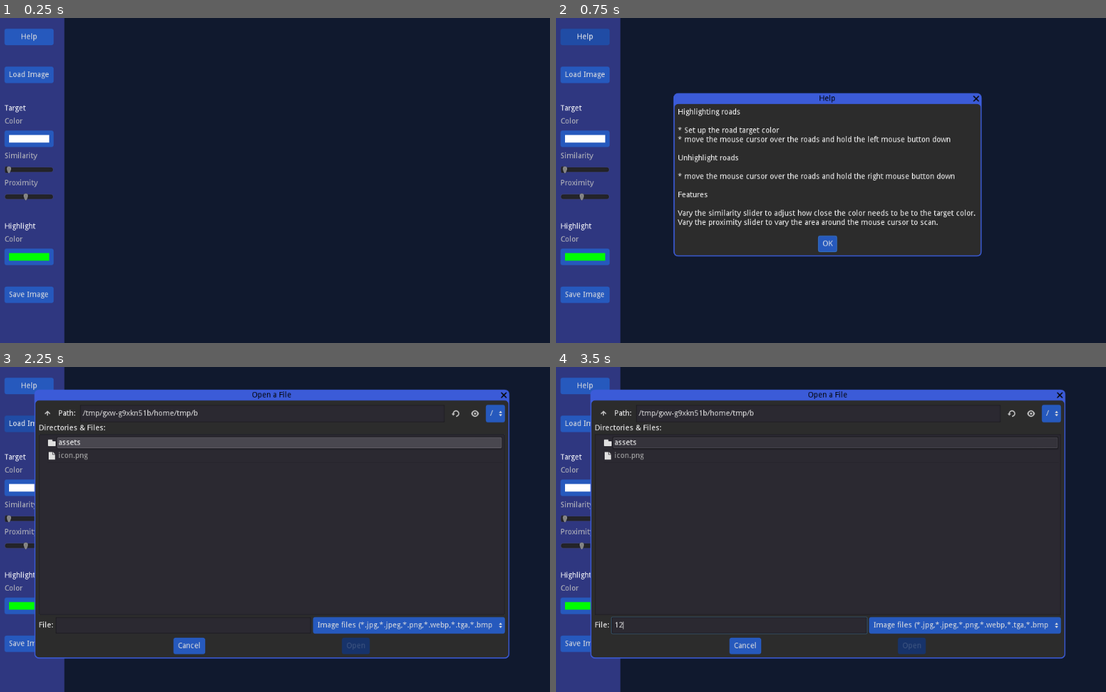
Above: before the commit, frames 1-4 (two rows, left to right).
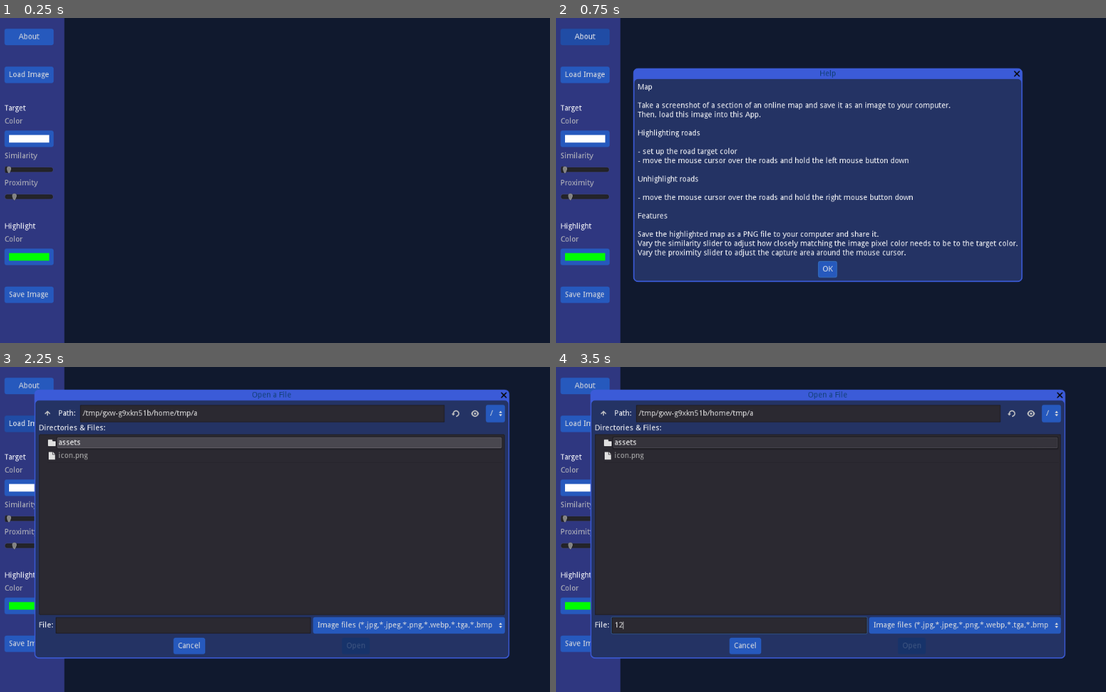
Above: after the commit, the same moments.

Repository: andrew-wilkes/color-replacement-brush
Game: Godot game, scene res://Main.tscn
Same seed, same stepped clock (60 frames per second), same inputs: the game is played once before the commit and once after it.
Inputs (mouse positions are in pixels of both pictures, inside the frame that each line leads up to):
- Up to frame 1 (0.25 s): no input
- Up to frame 2 (0.75 s): click "Help" (after the commit: "About") at 0.5 s
- Up to frame 3 (2.25 s): click "OK" at 1.25 s; click "Load Image" at 2 s
- Up to frame 4 (3.5 s): click (737, 627) at 2.77 s; type "12" at 2.85 s

The runs differ from the first frame. In frame 1, less than 0.1% of the frame differs, in the area x 2-8%, y 4-57%; in frame 2, 46%, in the area x 2-85%, y 4-82%; in frame 3, 13%; in frame 4, 13%.

Commit message:
Add code for mask cells

Diff:
--- a/src/Main.gd
+++ b/src/Main.gd
@@ -19,8 +19,10 @@
 func _ready():
 	get_node("%TargetColor").color = settings.target_color
 	get_node("%Similarity").value = settings.similarity
-	get_node("%Proximity").value = settings.proxity
+	get_node("%Proximity").value = settings.cell_size
 	get_node("%ReplacementColor").color = settings.replacement_color
+	init_cells($VP.rect_size)
+	Input.use_accumulated_input = true
 
 
 func _on_LoadImage_pressed():
@@ -84,10 +86,13 @@
 		draw_circle(cursor_position + $VP.rect_position, 8.0, Color(0.1, 1.0, 0.0, 0.6))
 
 
-func _on_VP_gui_input(event):
+func _on_Image_gui_input(event):
 	if event is InputEventMouseMotion:
-		cursor_position = event.position # - $M/VP.rect_position
+		cursor_position = event.position
 		cursor_visible = Rect2(dead_zone, $VP.rect_size - 2 * dead_zone).has_point(cursor_position)
+		var mouse_state = Input.get_mouse_button_mask()
+		if mouse_state > 0:
+			update_cells(cursor_position.x, cursor_position.y, mouse_state == BUTTON_MASK_LEFT)
 		update()
 
 
@@ -98,6 +103,7 @@
 
 func _on_Timer_timeout():
 	$VP/Viewport.size = $VP.rect_size
+	resize_num_cells($VP.rect_size)
 
 
 func _on_Help_pressed():
@@ -114,7 +120,7 @@
 
 
 func _on_Proximity_value_changed(value):
-	settings.proxity = value
+	settings.cell_size = int(value)
 
 
 func _on_TargetColor_color_changed(color):
@@ -133,3 +139,68 @@
 
 func _on_FileDialog_popup_hide():
 	disable_viewport_input(false)
+
+var cells = PoolByteArray()
+var num_rows = 32
+var num_cols = 32
+
+func init_cells(area: Vector2):
+	num_rows = int(area.y) / settings.cell_size
+	num_cols = int(area.x) / settings.cell_size
+	var a = []
+	a.resize(num_rows * num_cols)
+	a.fill(0)
+	cells = PoolByteArray(a)
+
+
+func resize_cells(new_cell_size: int):
+	var new_cells = PoolByteArray()
+	var factor = new_cell_size / settings.cell_size
+	var num_new_rows = num_rows * factor
+	var num_new_cols = num_cols * factor
+	new_cells.resize(num_new_rows * num_new_cols)
+	var idx1 = 0
+	var idx2 = 0
+	if new_cell_size > settings.cell_size:
+		for row in num_rows:
+			for col in num_cols:
+				for y in factor:
+					for x in factor:
+						new_cells[idx2] = cells[idx1]
+						idx2 += 1
+				idx1 += 1
+	else:
+		for row in num_rows:
+			for col in num_cols:
+				var n = 0
+				for y in factor:
+					for x in factor:
+						n += cells[idx1]
+						idx1 += 1
+				new_cells[idx2] = n
+				idx2 += 1
+	cells = new_cells
+
+
+# Expand cells size if area grows
+func resize_num_cells(area: Vector2):
+	var num_new_cols = int(area.x) / settings.cell_size
+	var num_new_rows = int(area.y) / settings.cell_size
+	if num_new_cols > num_cols or num_new_rows > num_rows:
+		var new_cells = PoolByteArray()
+		new_cells.resize(num_new_rows * num_new_cols)
+		var idx = 0
+		var new_idx = 0
+		for row in num_new_rows:
+			for col in num_new_cols:
+				if row < num_rows and col < num_cols:
+					new_cells[new_idx] = cells[idx]
+					idx += 1
+				else:
+					new_cells[new_idx] = 0
+				new_idx += 1
+		cells = new_cells
+
+
+func update_cells(x, y, add):
+	cells[int(x) / settings.cell_size + num_cols * int(y) / settings.cell_size] = 0xff if add else 0
--- a/src/Main.tscn
+++ b/src/Main.tscn
@@ -29,10 +29,10 @@
 margin_bottom = 590.0
 custom_constants/separation = 10
 
-[node name="Help" type="Button" parent="Panel/M/VB"]
+[node name="About" type="Button" parent="Panel/M/VB"]
 margin_right = 90.0
 margin_bottom = 30.0
-text = "Help"
+text = "About"
 
 [node name="Sp5" type="Control" parent="Panel/M/VB"]
 margin_top = 40.0
@@ -155,6 +155,7 @@
 
 [node name="Image" type="TextureRect" parent="VP/Viewport"]
 unique_name_in_owner = true
+focus_mode = 1
 mouse_default_cursor_shape = 3
 size_flags_horizontal = 3
 size_flags_vertical = 3
@@ -175,33 +176,39 @@
 margin_bottom = 323.0
 theme = ExtResource( 3 )
 window_title = "Help"
-dialog_text = "Highlighting roads
-
-* Set up the road target color
-* move the mouse cursor over the roads and hold the left mouse button down
+dialog_text = "Map
+
+Take a screenshot of a section of an online map and save it as an image to your computer.
+Then, load this image into this App.
+
+Highlighting roads
+
+- set up the road target color
+- move the mouse cursor over the roads and hold the left mouse button down
 
 Unhighlight roads
 
-* move the mouse cursor over the roads and hold the right mouse button down
+- move the mouse cursor over the roads and hold the right mouse button down
 
 Features
 
-Vary the similarity slider to adjust how close the color needs to be to the target color.
-Vary the proximity slider to vary the area around the mouse cursor to scan."
+Save the highlighted map as a PNG file to your computer and share it.
+Vary the similarity slider to adjust how closely matching the image pixel color needs to be to the target color.
+Vary the proximity slider to adjust the capture area around the mouse cursor."
 
 [node name="Timer" type="Timer" parent="."]
 wait_time = 0.214
 one_shot = true
 
 [connection signal="resized" from="." to="." method="_on_Main_resized"]
-[connection signal="pressed" from="Panel/M/VB/Help" to="." method="_on_Help_pressed"]
+[connection signal="pressed" from="Panel/M/VB/About" to="." method="_on_Help_pressed"]
 [connection signal="pressed" from="Panel/M/VB/LoadImage" to="." method="_on_LoadImage_pressed"]
 [connection signal="color_changed" from="Panel/M/VB/TargetColor" to="." method="_on_TargetColor_color_changed"]
 [connection signal="value_changed" from="Panel/M/VB/Similarity" to="." method="_on_Similarity_value_changed"]
 [connection signal="value_changed" from="Panel/M/VB/Proximity" to="." method="_on_Proximity_value_changed"]
 [connection signal="color_changed" from="Panel/M/VB/ReplacementColor" to="." method="_on_ReplacementColor_color_changed"]
 [connection signal="pressed" from="Panel/M/VB/SaveImage" to="." method="_on_SaveImage_pressed"]
-[connection signal="gui_input" from="VP" to="." method="_on_VP_gui_input"]
+[connection signal="gui_input" from="VP/Viewport/Image" to="." method="_on_Image_gui_input"]
 [connection signal="file_selected" from="c/FileDialog" to="." method="_on_FileDialog_file_selected"]
 [connection signal="popup_hide" from="c/FileDialog" to="." method="_on_FileDialog_popup_hide"]
 [connection signal="popup_hide" from="c/HelpDialog" to="." method="_on_HelpDialog_popup_hide"]
--- a/src/settings.gd
+++ b/src/settings.gd
@@ -7,7 +7,7 @@
 export var load_dir = ""
 export var save_dir = ""
 export var similarity = 0.0
-export var proxity = 16
+export var cell_size = 8
 export var target_color = Color.white
 export var replacement_color = Color.green
 
Binary file changed: src/assets/UI.theme
